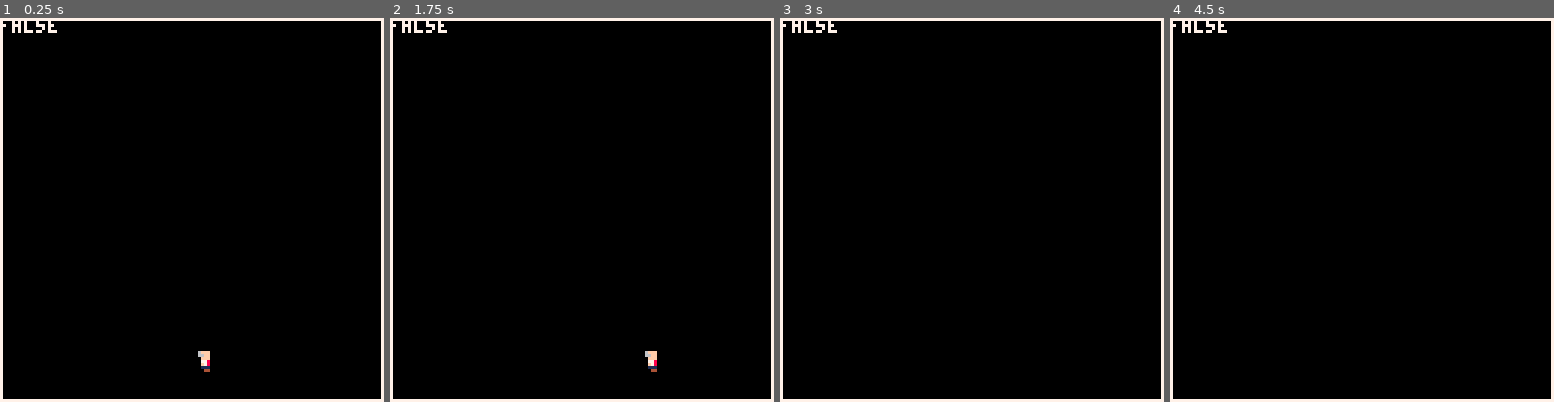
Above: before the commit, frames 1-4 (left to right).
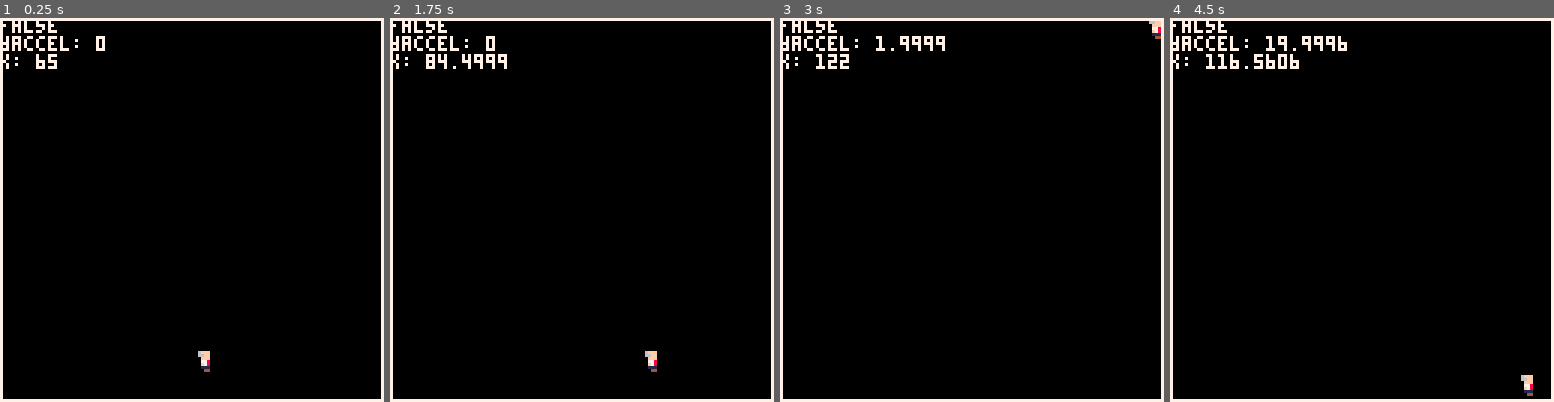
Above: after the commit, the same moments.

Repository: jloiterman/ld51_new
Game: PICO-8 cartridge ld51.p8
Same seed, same stepped clock (60 frames per second), same inputs: the game is played once before the commit and once after it.
Inputs:
- Up to frame 1 (0.25 s): no input
- Up to frame 2 (1.75 s): hold Right from 1.6 s (still down)
- Up to frame 3 (3 s): release Right at 2.1 s; hold Up 2.15-2.42 s; hold Right from 2.47 s (still down)
- Up to frame 4 (4.5 s): release Right at 3.03 s; hold Left 3.08-3.58 s; hold Right from 4.02 s (still down)

The runs differ from the first frame. In frame 1, 0.6% of the frame differs, in the area x 0-28%, y 4-14%; in frame 2, 0.8%; in frame 3, 1.0%; in frame 4, 1.3%, in the area x 0-95%, y 4-99%.

Commit message:
Added boundary checks to prevent the player from moving off-screen. This is, however, not really a good way to do collisions. Just getting things off the ground right now.

Diff:
--- a/ld51.p8
+++ b/ld51.p8
@@ -34,6 +34,8 @@
     spr(2,player.pos.x,player.pos.y)
     rect(world.topleftx,world.toplefty,world.bottomrightx,world.bottomrighty,7)
     print(btn(2))
+    print("yaccel: " .. player.accel.y)
+    print("x: " .. player.pos.x)
 end
 
 
@@ -59,7 +61,7 @@
     end
 
     if btn(2) then
-        accel.y=-2
+        accel.y=-5
     elseif not btn(2)  and accel.y!=0 then
         accel.y+=0.2
     end
@@ -77,6 +79,13 @@
     end
     -- move the player
     p.pos=v_addv(p.pos,p.vel)
+
+    --block the player from leaving the boundaries
+    if p.pos.x>=122 then p.pos.x=122
+        elseif p.pos.x<=1 then p.pos.x=0
+        elseif p.pos.y<=0 then p.pos.y=0
+        elseif p.pos.y>=118 then p.pos.y=118
+    end
 end
 -->8
 --add vectors
